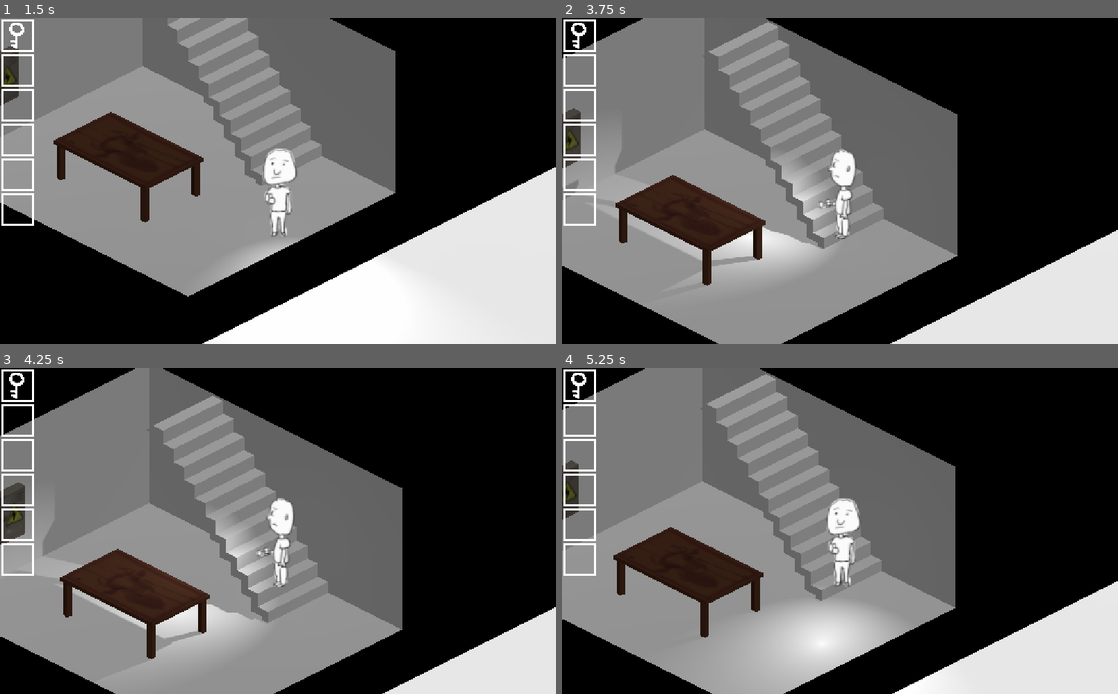
Above: before the commit, frames 1-4 (two rows, left to right).
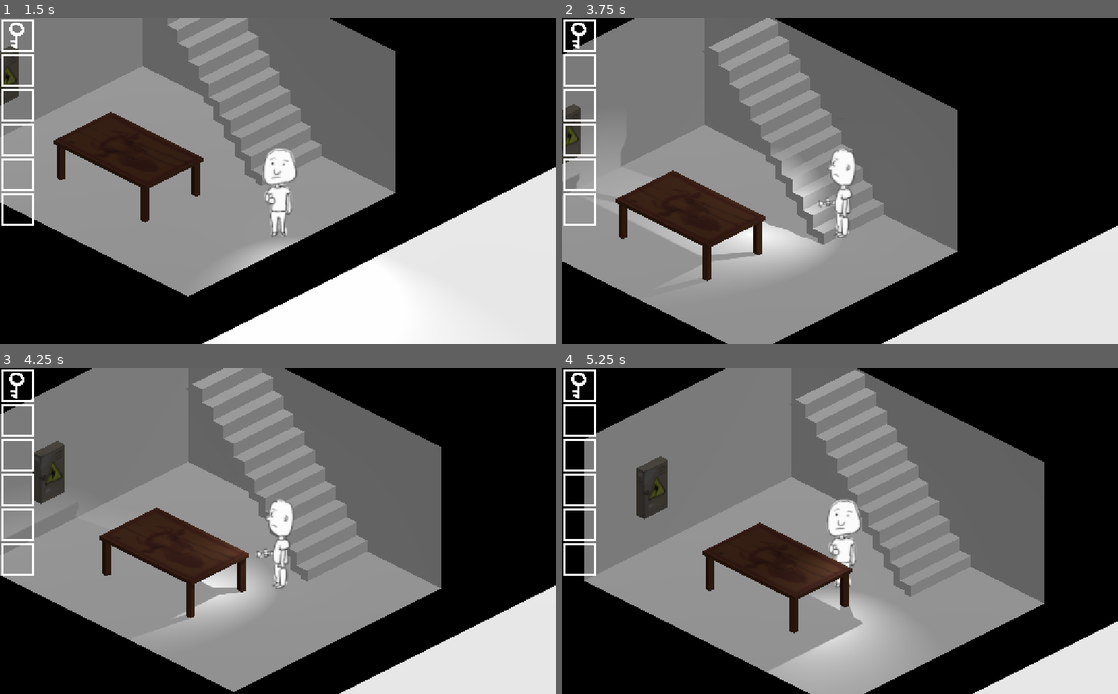
Above: after the commit, the same moments.

Repository: Naronco/Vaccaphobia
Game: Godot game, scene res://Game.tscn
Two runs of this game, one before a commit and one after it. Both use one fixed random seed, a clock stepped at 60 frames per second and the inputs below.
Inputs:
- Up to frame 1 (1.5 s): tap Enter at 0.5 s; hold D (move_right) 0.53-1.28 s; hold E (interact) 0.53-1.28 s; hold S (move_down) from 1.28 s (still down); tap E (interact) at 1.35 s
- Up to frame 2 (3.75 s): release S (move_down) at 2.03 s; hold D (move_right) 2.03-2.78 s; hold Shift (strafe) 2.03-2.78 s; tap E (interact) at 2.3, 2.85 s; hold W (move_up) 2.78-3.53 s; hold A (move_left) from 3.53 s (still down); hold E (interact) from 3.53 s (still down)
- Up to frame 3 (4.25 s): keep holding A (move_left); keep holding E (interact)
- Up to frame 4 (5.25 s): release E (interact) at 4.28 s; tap Shift (strafe) at 4.35 s; tap E (interact) at 4.55 s; release A (move_left) at 5.03 s; hold S (move_down) from 5.03 s (still down); hold E (interact) from 5.03 s (still down)

Frame 1 is identical in both runs. In frame 2, 7.1% of the frame differs, in the area x 0-100%, y 0-100%; in frame 3, 42%; in frame 4, 51%.

Commit message:
press E to open door

Diff:
--- /dev/null
+++ b/Door.gd
@@ -0,0 +1,40 @@
+extends Area
+
+
+export var whatToDo = "open door"
+
+
+# Declare member variables here. Examples:
+# var a = 2
+# var b = "text"
+
+
+# Called when the node enters the scene tree for the first time.
+func _ready():
+	pass # Replace with function body.
+
+
+
+# Called every frame. 'delta' is the elapsed time since the previous frame.
+#func _process(delta):
+#	pass
+
+
+func _on_Area_body_entered(body):
+	if body.name == "Player": # hardcoded, whatever
+		body.enable_interaction(self)
+
+	pass
+
+
+func _on_Area_body_exited(body):
+	if body.name == "Player":
+		body.disable_interaction(self)
+
+
+	pass # Replace with function body.
+
+
+func on_player_interact(player):
+	print("Player wants to open a door")
+	pass
--- a/Game.tscn
+++ b/Game.tscn
@@ -10,6 +10,7 @@
 [ext_resource path="res://assets/slot.png" type="Texture" id=8]
 [ext_resource path="res://assets/key.png" type="Texture" id=9]
 [ext_resource path="res://concept-art/character_sheet.png" type="Texture" id=10]
+[ext_resource path="res://Door.gd" type="Script" id=11]
 
 [sub_resource type="CapsuleShape" id=1]
 radius = 0.3
@@ -226,6 +227,13 @@
 puzzleScreenPath = NodePath("../../../MarginContainer/PuzzleLayer/PuzzleScreen")
 
 [node name="CollisionShape" type="CollisionShape" parent="Level/Interactables/FuseBox"]
+shape = SubResource( 16 )
+
+[node name="Door" type="Area" parent="Level/Interactables"]
+transform = Transform( 1, 0, 0, 0, 1, 0, 0, 0, 1, -2.6735, 3.79207, -0.944281 )
+script = ExtResource( 11 )
+
+[node name="CollisionShape" type="CollisionShape" parent="Level/Interactables/Door"]
 shape = SubResource( 16 )
 
 [node name="MeshInstance" type="MeshInstance" parent="."]
@@ -385,3 +393,5 @@
 
 [connection signal="body_entered" from="Level/Interactables/FuseBox" to="Level/Interactables/FuseBox" method="_on_Area_body_entered"]
 [connection signal="body_exited" from="Level/Interactables/FuseBox" to="Level/Interactables/FuseBox" method="_on_Area_body_exited"]
+[connection signal="body_entered" from="Level/Interactables/Door" to="Level/Interactables/Door" method="_on_Area_body_entered"]
+[connection signal="body_exited" from="Level/Interactables/Door" to="Level/Interactables/Door" method="_on_Area_body_exited"]
Not shown: 1 places in Game.tscn that only renumber resources
